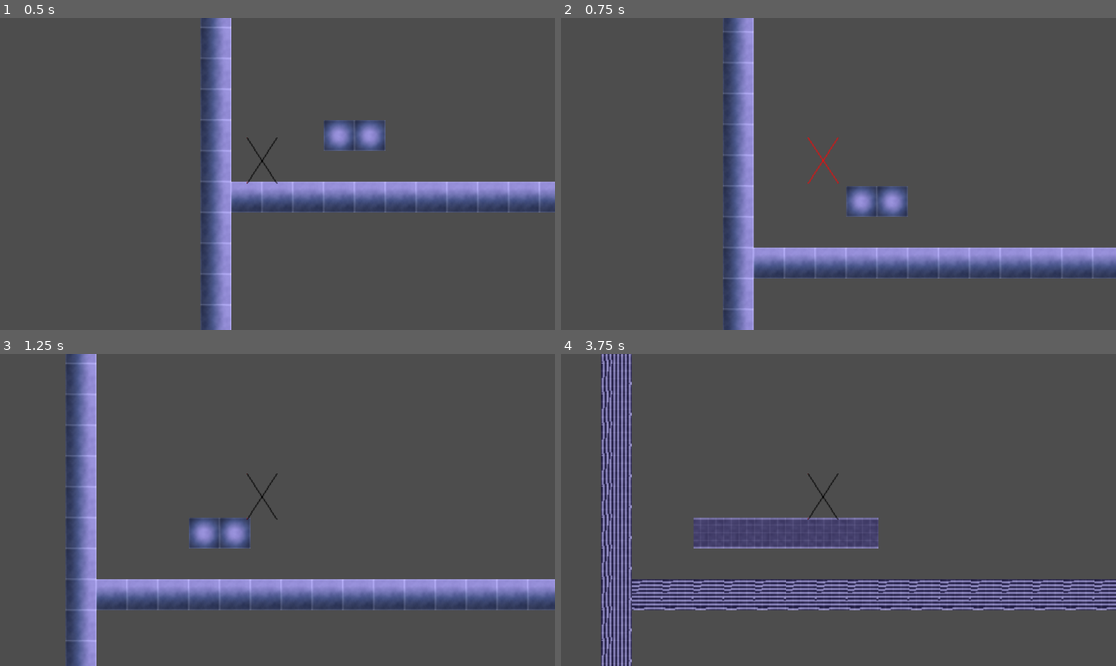
Above: before the commit, frames 1-4 (two rows, left to right).
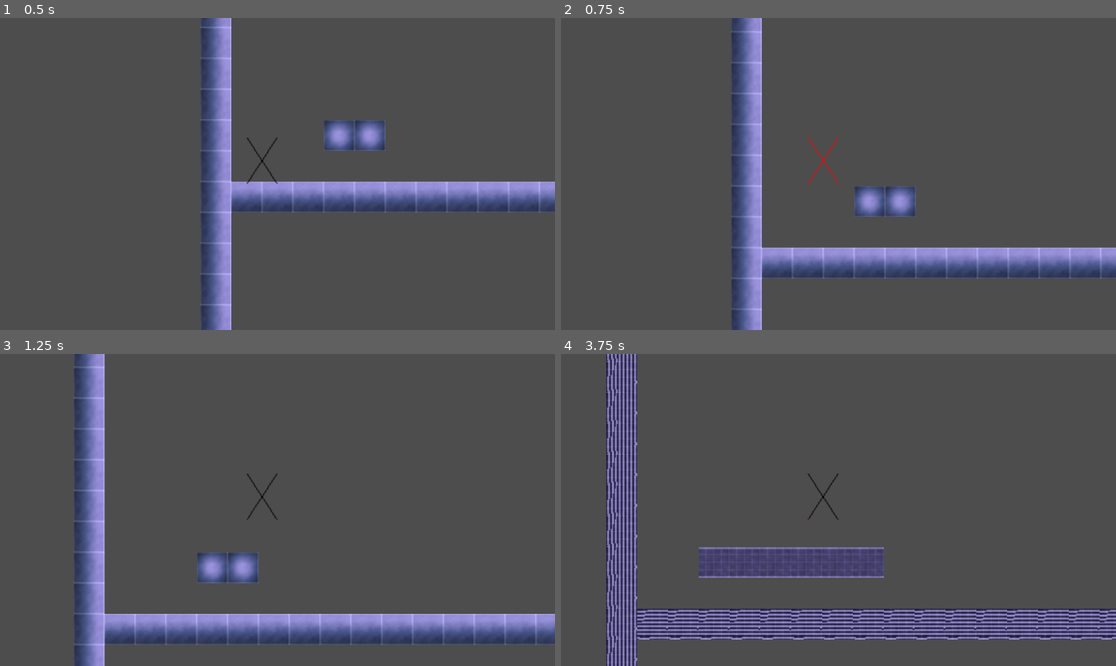
Above: after the commit, the same moments.

Repository: mariaannae/InceptionPlatformer
Game: Godot game, scene res://Scenes/Dream.tscn
Same seed, same stepped clock (60 frames per second), same inputs: the game is played once before the commit and once after it.
Inputs:
- Up to frame 1 (0.5 s): no input
- Up to frame 2 (0.75 s): tap Enter (ui_accept) at 0.5, 0.6 s; hold Right (ui_right) from 0.53 s (still down)
- Up to frame 3 (1.25 s): keep holding Right (ui_right); tap Enter (ui_accept) at 0.77, 1.07 s
- Up to frame 4 (3.75 s): tap R at 1.35, 2.85 s; tap Enter (ui_accept) at 1.52, 1.55, 1.82, 2.1, 3.02, 3.05, 3.32, 3.6 s; release Right (ui_right) at 2.03 s; hold Left (ui_left) 2.03-2.78 s; hold Right (ui_right) from 2.78 s (still down)

Frame 1 is identical in both runs. In frame 2, 7.5% of the frame differs, in the area x 29-98%, y 0-100%; in frame 3, 24%; in frame 4, 28%, in the area x 7-100%, y 0-100%.

Commit message:
adding jump buffer, acceleration and friction to player physics

Diff:
--- a/Scripts/player0_controller.gd
+++ b/Scripts/player0_controller.gd
@@ -5,7 +5,8 @@
 const JUMP_VELOCITY = -400.0
 const ACCELERATION = 2000.0
 const FRICTION = 2000.0
-const COYOTE_TIME = 0.1
+const COYOTE_TIME = 0.1 # coyote timer is a nice little buffer when the player jumps to make it easier to not fall
+#i guess this stuff is standard for platformers according to several tutorials?
 const JUMP_BUFFER_TIME = 0.1
 
 # Movement state
@@ -28,20 +29,41 @@
 	if not is_on_floor():
 		velocity.y += gravity * delta
 
-	# Handle jump
-	if Input.is_action_just_pressed("ui_accept") and is_on_floor():
+	# Update coyote time - start timer when leaving ground without jumping
+	if was_on_floor and not is_on_floor() and velocity.y >= 0:
+		coyote_timer = COYOTE_TIME
+
+	# Update jump buffer - remember jump input
+	if Input.is_action_just_pressed("ui_accept"):
+		jump_buffer_timer = JUMP_BUFFER_TIME
+
+	# Handle jump with coyote time and buffer
+	if jump_buffer_timer > 0 and (is_on_floor() or coyote_timer > 0):
 		velocity.y = JUMP_VELOCITY
+		jump_buffer_timer = 0
+		coyote_timer = 0
 
 	# Get input direction for horizontal movement
 	var direction = Input.get_axis("ui_left", "ui_right")
 	print(direction)
 
 	if direction != 0:
-		velocity.x = direction * SPEED
+		# Use acceleration for smoother movement
+		velocity.x = move_toward(velocity.x, direction * SPEED, ACCELERATION * delta)
 		# Flip sprite based on direction
 		$AnimatedSprite2D.flip_h = direction < 0
-		# TODO: dif. sprite when it's still.
+		# TODO: dif. animation when it's still vs moving (maybe vs jumping)
 	else:
-		velocity.x = move_toward(velocity.x, 0, SPEED)
+		# Use friction for smoother stopping
+		velocity.x = move_toward(velocity.x, 0, FRICTION * delta)
+
+	# Update timers
+	if coyote_timer > 0:
+		coyote_timer -= delta
+	if jump_buffer_timer > 0:
+		jump_buffer_timer -= delta
+
+	# Store floor state for next frame
+	was_on_floor = is_on_floor()
 
 	move_and_slide()
